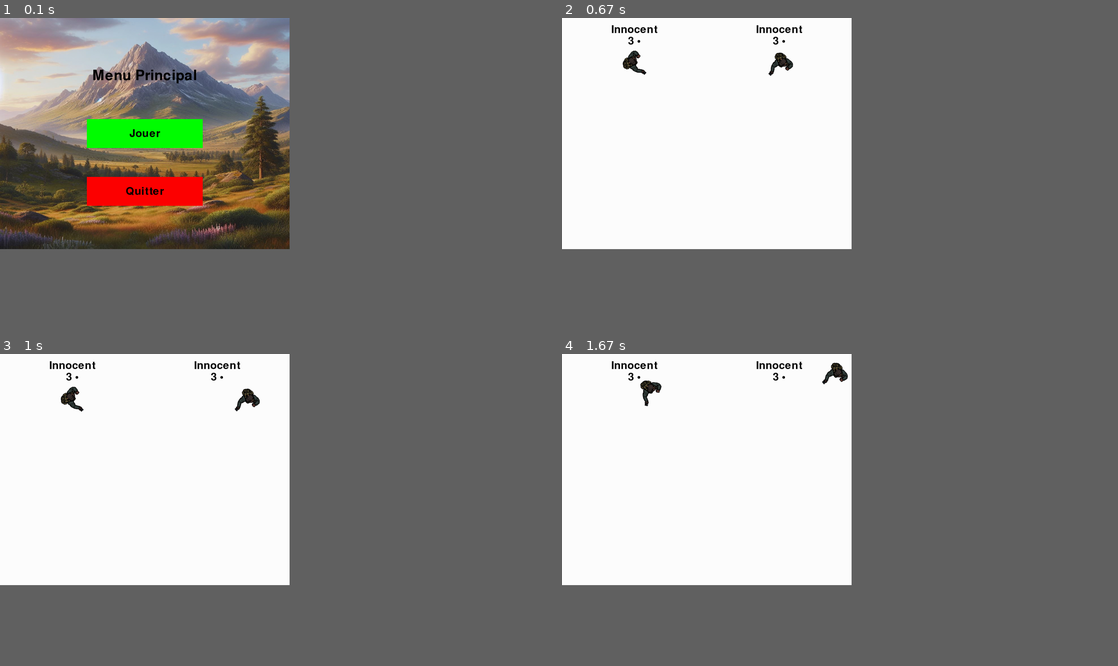
Above: before the commit, frames 1-4 (two rows, left to right).
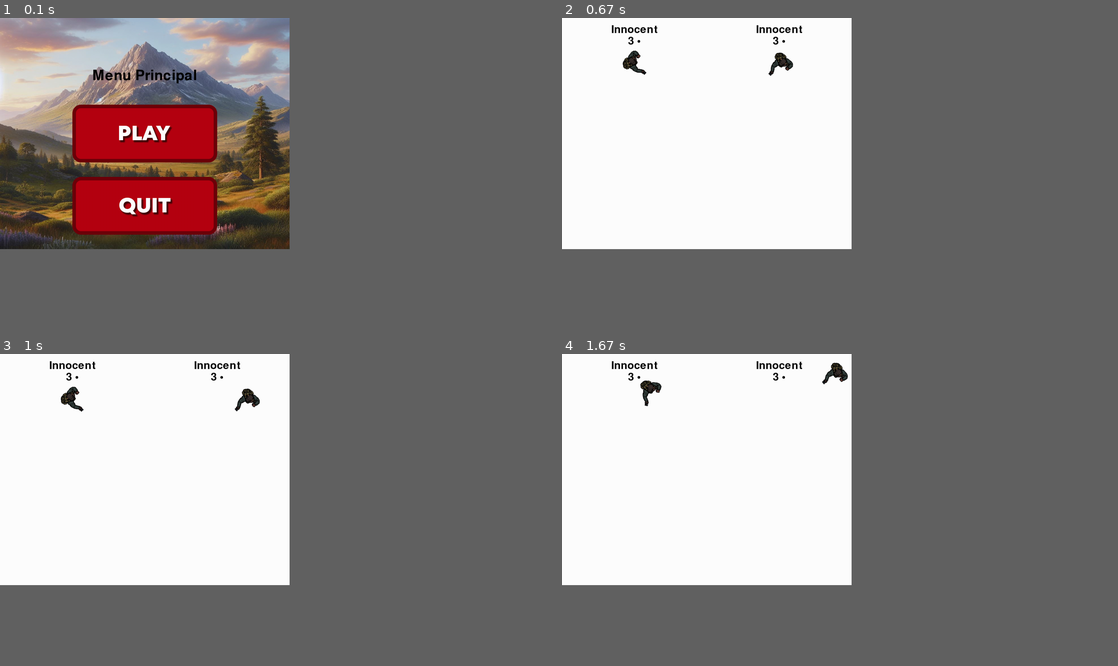
Above: after the commit, the same moments.

Repository: FoxBad/MURDER
Game: pygame game, started from main.py
The game is run twice, just before and just after one commit, with the same random seed, the same clock (stepped at 60 frames per second) and the same inputs.
Inputs (mouse positions are in pixels of both pictures, inside the frame that each line leads up to):
- Up to frame 1 (0.1 s): no input
- Up to frame 2 (0.67 s): click (706, 133) at 0.38 s
- Up to frame 3 (1 s): hold Right from 0.67 s (still down); move the mouse to (144, 485) at 0.7 s
- Up to frame 4 (1.67 s): release Right at 1.13 s; hold Up 1.17-1.47 s; move the mouse to (734, 519) at 1.2 s; tap Z at 1.23, 1.57 s; hold Right from 1.5 s (still down); hold D from 1.5 s (still down); move the mouse to (617, 522) at 1.53 s

The runs differ from the first frame. In frame 1, 9.6% of the frame differs, in the area x 13-40%, y 27-70%; in frame 2, nothing differs; in frame 3, nothing differs; in frame 4, nothing differs.

Commit message:
add buytton main menu

Diff:
--- a/main.py
+++ b/main.py
@@ -241,19 +241,28 @@
 
         winsize()
 
-        button_width = 400
-        button_height = 100
+
+
+        button_width = 500
+        button_height = 200
+
+        bplay = pygame.image.load(os.path.join("assets", "play.png"))
+        bplay = pygame.transform.scale(bplay,(button_width,button_height))
+
+
+        bquit = pygame.image.load(os.path.join("assets", "quit.png"))
+        bquit = pygame.transform.scale(bquit,(button_width,button_height))
+
+
         button_x = ws // 2 - button_width // 2
         button_y = hs // 2 - button_height // 2
 
-        button_1 = pygame.Rect(button_x, button_y, button_width, button_height)
-        button_2 = pygame.Rect(button_x, button_y + 200, button_width, button_height)
-
-        pygame.draw.rect(screen, (0, 255, 0), button_1)
-        pygame.draw.rect(screen, (255, 0, 0), button_2)
-
-        draw_text("Jouer", pygame.font.Font(None, 54), BLACK, screen, ws // 2, button_y + 50)
-        draw_text("Quitter", pygame.font.Font(None, 54), BLACK, screen, ws // 2, button_y + 250)
+        bplayrect = bplay.get_rect(topleft=(button_x, button_y))
+        bquitrect = bquit.get_rect(topleft=(button_x, button_y + 250))
+
+        screen.blit(bplay, (button_x, button_y))
+        screen.blit(bquit, (button_x, button_y + 250))
+
 
         for e in pygame.event.get():
             if e.type == pygame.QUIT:
@@ -261,9 +270,9 @@
                 sys.exit()
             if e.type == pygame.MOUSEBUTTONDOWN:
                 if e.button == 1:
-                    if button_1.collidepoint((mx, my)):
+                    if bplayrect.collidepoint((mx, my)):
                         game()
-                    if button_2.collidepoint((mx, my)):
+                    if bquitrect.collidepoint((mx, my)):
                         pygame.quit()
                         sys.exit()
 
Binary file added: assets/play.png
Binary file added: assets/quit.png
